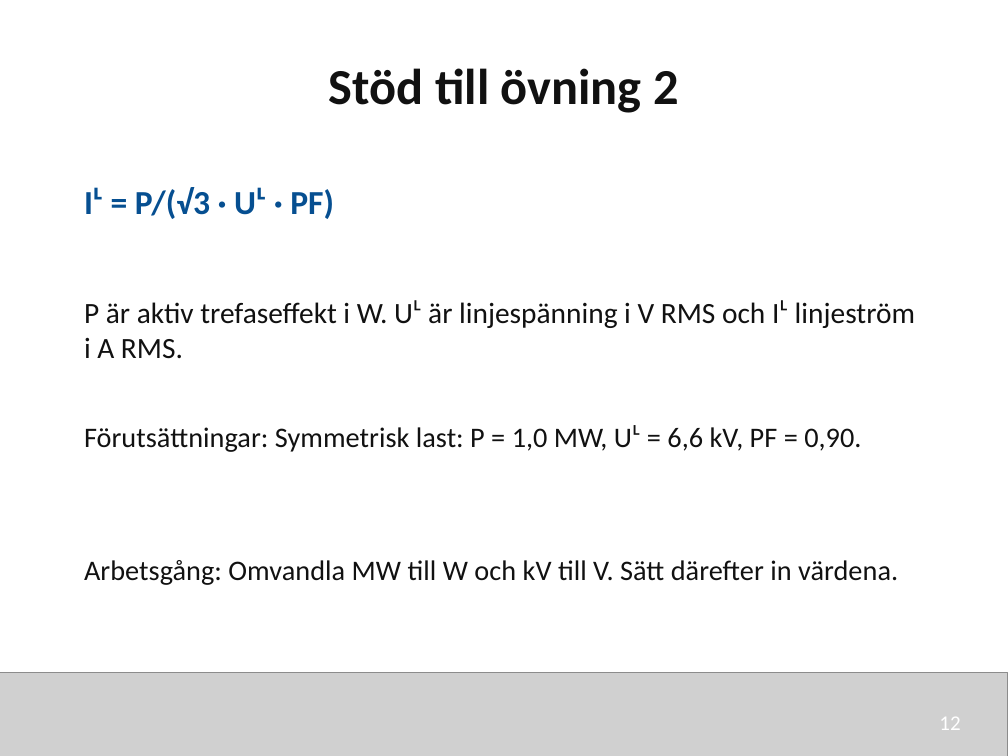
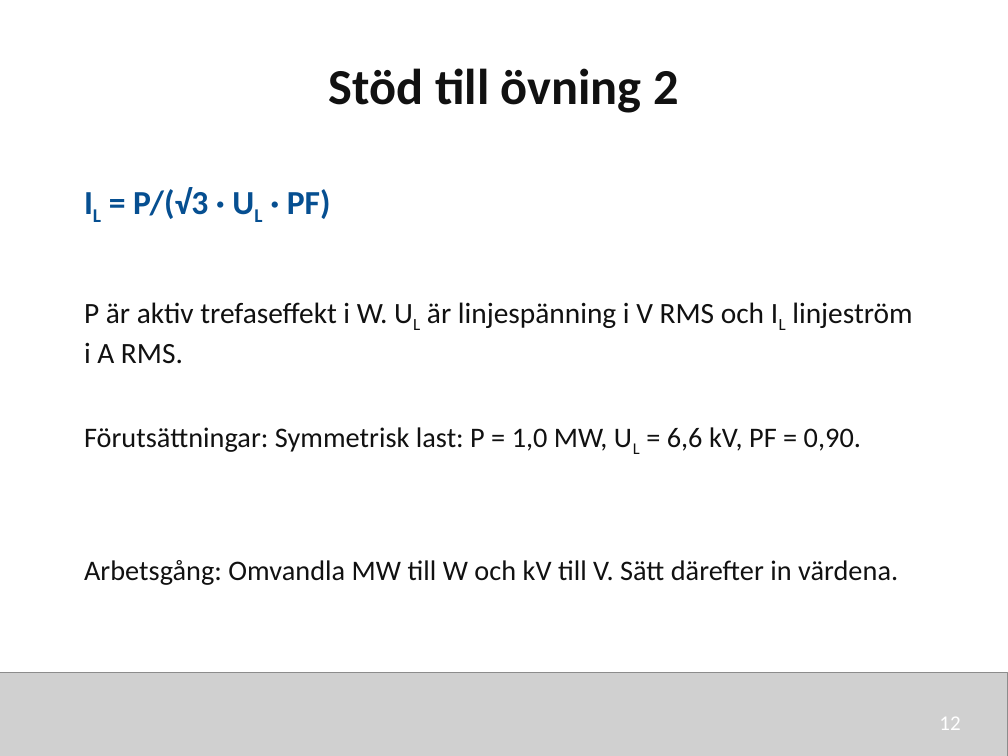
Before and after one commit to nj22az/nj22az.github.io, a slide deck: slide 12 of sjoskolan/vecka-44/aktuell/v44_02_Hogspanningssystem_elev.pptx. Drawn at 1008x756 pixels with LibreOffice and Linux fonts; fonts in the diff are those of the drawing; grey boxes stand for pictures. Boxes give left, top, right and bottom in pixels: in the first picture for what was removed or moved away, otherwise in the second. Text is boxed around its words. In the diff, an @@ line names an element or a change of style, - is before the commit and + after.

```diff
--- a/sjoskolan/vecka-44/aktuell/v44_02_Hogspanningssystem_elev.pptx
+++ b/sjoskolan/vecka-44/aktuell/v44_02_Hogspanningssystem_elev.pptx
@@ text at [133, 187, 331, 219]: text changed @@
-Iᴸ = P/(√3 · Uᴸ · PF)
+IL = P/(√3 · UL · PF)
@@ text at [84, 302, 912, 364]: text changed @@
-P är aktiv trefaseffekt i W. Uᴸ är linjespänning i V RMS och Iᴸ linjeström i A RMS.
+P är aktiv trefaseffekt i W. UL är linjespänning i V RMS och IL linjeström i A RMS.
@@ text at [84, 427, 861, 452]: text changed @@
-Förutsättningar: Symmetrisk last: P = 1,0 MW, Uᴸ = 6,6 kV, PF = 0,90.
+Förutsättningar: Symmetrisk last: P = 1,0 MW, UL = 6,6 kV, PF = 0,90.
```
Also in this commit, not shown: 11 other slides changed, 11 other files.
